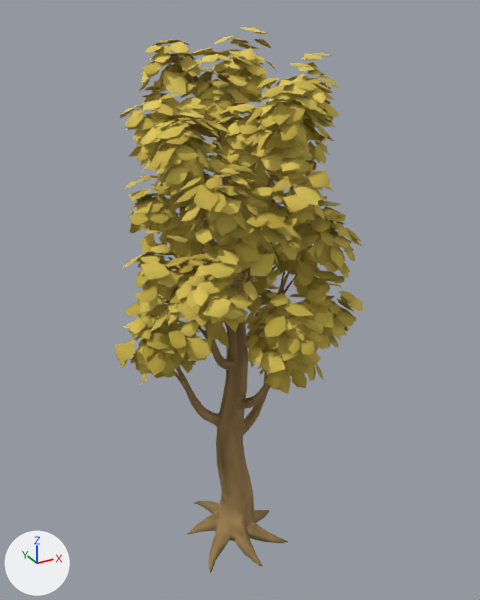
A saved change to the glTF model assets/models/vegetation/diverse_trees/golden_poplar_lod1.glb.
Before and after are seen from a 50 mm lens placed at (-4.89, -9.16, 9.58), pointed at (0.2, 0.1, 4.95). Lighting does not change. The marker at lower left points along +X, +Y and +Z. The picture after the commit comes second. Where no turn or scale is listed for an object, it has been applied to the vertices.

In view in the first picture: 'Leaves_LOD1.003', 'Trunk_LOD1.003'.
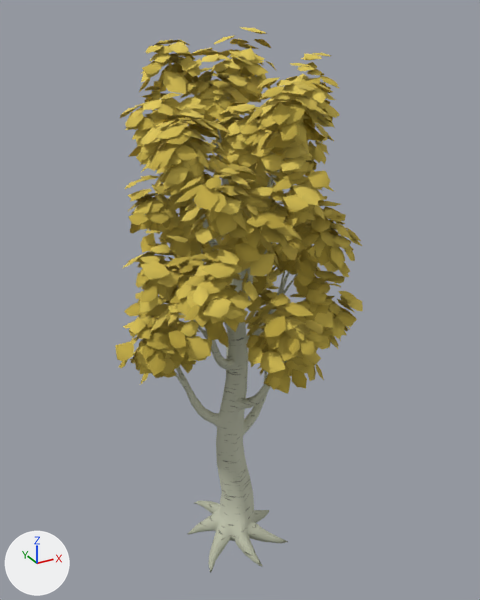
What changed in the scene script:
```text
Add img_golden_poplar_bark_normal:
    img_golden_poplar_bark_normal = load_image('golden_poplar_bark_normal', 'golden_poplar_bark_normal.png', 1024, 1024, 'Non-Color')
Add img_golden_poplar_bark_albedo:
    img_golden_poplar_bark_albedo = load_image('golden_poplar_bark_albedo', 'golden_poplar_bark_albedo.png', 1024, 1024, 'sRGB')
Add mat_golden_poplar___baked_bark:
    mat_golden_poplar___baked_bark = bpy.data.materials.new('golden_poplar / baked bark')
    # uses the picture img_golden_poplar_bark_albedo
    # uses the picture img_golden_poplar_bark_normal
Change me_bough_43_002:
    where me_bough_43_002.from_pydata(...)  # 1627 vertices, 3250 faces; spans x -1.27..1.43, y -1.25..1.16, z -0.06..7.99
    used by ob_trunk_lod1_003; location = (0.0, 0.0, 0.0)
    remove me_bough_43_002.materials.append(mat_golden_poplar___textured_bark_colors)
    me_bough_43_002 part 1: texture (UV) coordinates changed
    me_bough_43_002 part 2: 3250 faces centred in x -1.26..1.41, y -1.22..1.14, z -0.05..7.85 are repainted in the vertex colours; the middle colour goes from brown #96794a to white #ffffff
    add me_bough_43_002.materials.append(mat_golden_poplar___baked_bark)
```

What differs and where, as boxes (x1, y1, x2, y2) in the pictures (480 x 600 px):
'Trunk_LOD1.003', recoloured, surface changed (brown to grey): (175, 129, 298, 572) in both
part 2 of me_bough_43_002, recoloured (brown to white): (175, 129, 298, 572) in both
